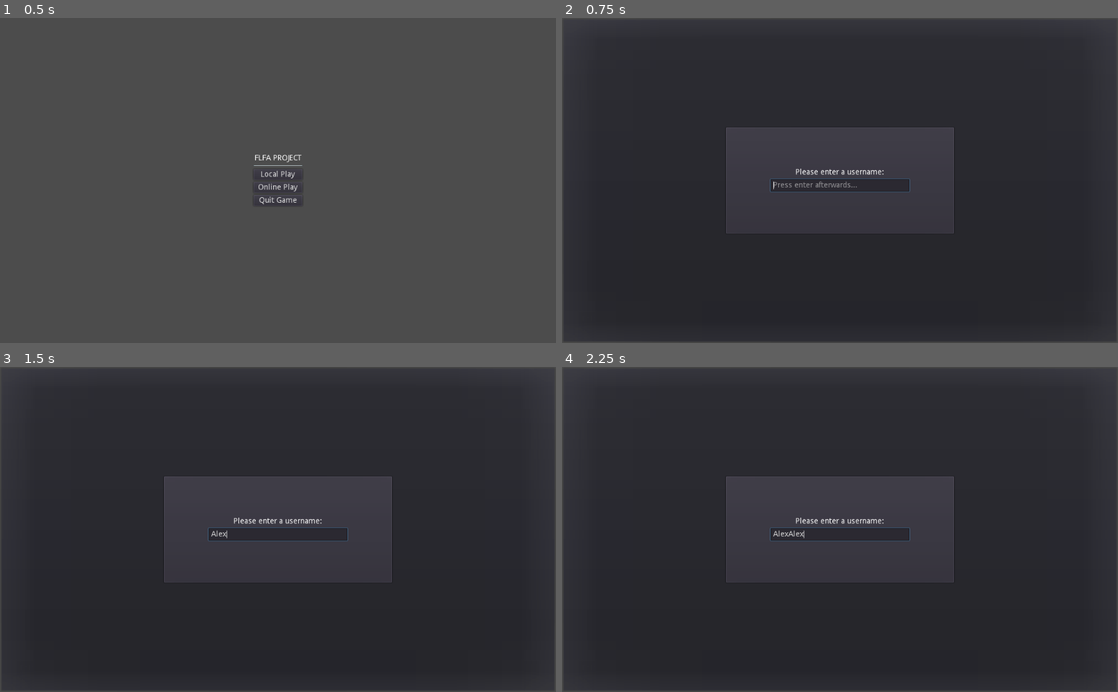
Above: before the commit, frames 1-4 (two rows, left to right).
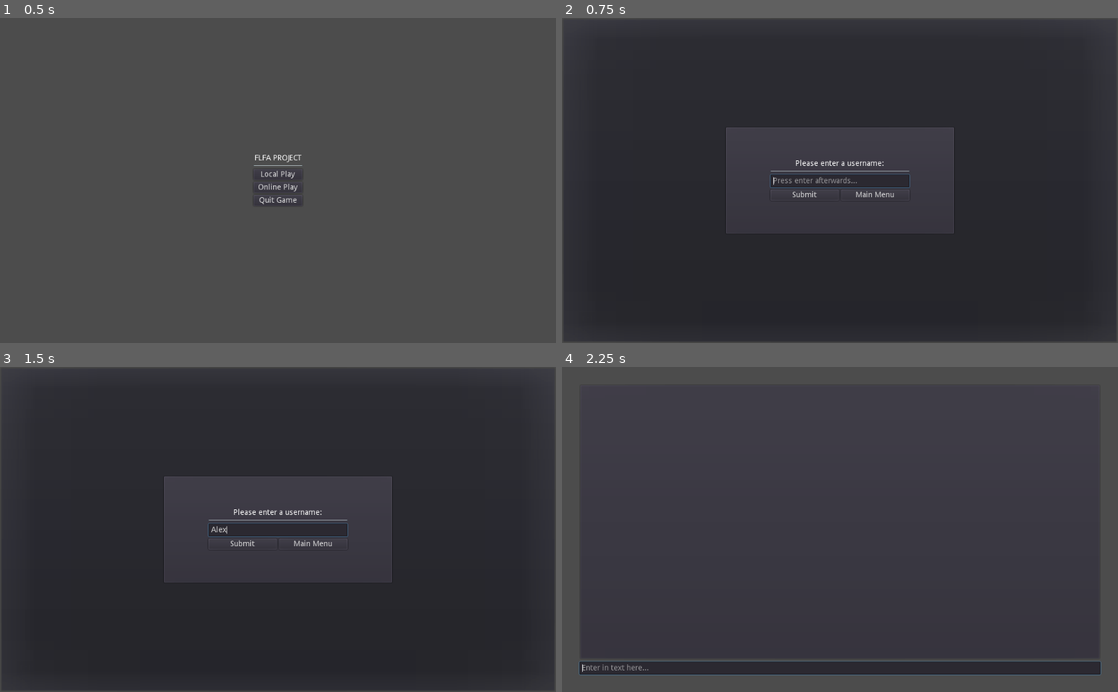
Above: after the commit, the same moments.

Repository: PistolRcks/flfa-project
Game: Godot game, scene res://ui/MainMenu.tscn
Same seed, same stepped clock (60 frames per second), same inputs: the game is played once before the commit and once after it.
Inputs (mouse positions are in pixels of both pictures, inside the frame that each line leads up to):
- Up to frame 1 (0.5 s): no input
- Up to frame 2 (0.75 s): click "Online Play" at 0.5 s
- Up to frame 3 (1.5 s): click (278, 669) at 1.27 s; type "Alex" at 1.35 s
- Up to frame 4 (2.25 s): click (840, 536) at 1.5 s; type "Alex" at 1.58 s; click (806, 545) at 2 s, where only the run after the commit has a clickable "Submit"

Frame 1 is identical in both runs. In frame 2, 0.9% of the frame differs, in the area x 37-63%, y 43-56%; in frame 3, 0.7%; in frame 4, 13%, in the area x 0-100%, y 2-100%.

Commit message:
Minor UX changes

Diff:
--- a/ui/MultiplayerUI.gd
+++ b/ui/MultiplayerUI.gd
@@ -31,8 +31,17 @@
 	$"%TextInput".clear()
 	update_text_box()
 
-func _on_UsernameInput_text_entered(new_text : String):
+func _handle_username_input(new_username : String):
 	# Should check that usernames are one character or greater, but I honestly don't really care
-	username = new_text
+	username = new_username
 	$"%UsernamePopup".hide()
 	$"%TextInput".grab_focus()
+
+func _on_UsernameInput_text_entered(new_text : String):
+	_handle_username_input(new_text)
+
+func _on_SubmitButton_pressed():
+	_handle_username_input($"%UsernameInput".text)
+
+func _on_MainMenuButton_pressed():
+	get_tree().change_scene("res://ui/MainMenu.tscn")
--- a/ui/MultiplayerUI.tscn
+++ b/ui/MultiplayerUI.tscn
@@ -70,9 +70,9 @@
 
 [node name="VBoxContainer" type="VBoxContainer" parent="UsernamePopup/MarginContainer/PanelContainer/CenterContainer"]
 margin_left = 77.0
-margin_top = 71.0
+margin_top = 55.0
 margin_right = 333.0
-margin_bottom = 114.0
+margin_bottom = 130.0
 size_flags_horizontal = 3
 size_flags_vertical = 3
 
@@ -88,13 +88,39 @@
 fit_content_height = true
 scroll_active = false
 
-[node name="UsernameInput" type="LineEdit" parent="UsernamePopup/MarginContainer/PanelContainer/CenterContainer/VBoxContainer"]
+[node name="HSeparator" type="HSeparator" parent="UsernamePopup/MarginContainer/PanelContainer/CenterContainer/VBoxContainer"]
 margin_top = 19.0
 margin_right = 256.0
-margin_bottom = 43.0
+margin_bottom = 23.0
+
+[node name="UsernameInput" type="LineEdit" parent="UsernamePopup/MarginContainer/PanelContainer/CenterContainer/VBoxContainer"]
+unique_name_in_owner = true
+margin_top = 27.0
+margin_right = 256.0
+margin_bottom = 51.0
 size_flags_horizontal = 3
 size_flags_vertical = 3
 placeholder_text = "Press enter afterwards..."
 
+[node name="HBoxContainer" type="HBoxContainer" parent="UsernamePopup/MarginContainer/PanelContainer/CenterContainer/VBoxContainer"]
+margin_top = 55.0
+margin_right = 256.0
+margin_bottom = 75.0
+
+[node name="SubmitButton" type="Button" parent="UsernamePopup/MarginContainer/PanelContainer/CenterContainer/VBoxContainer/HBoxContainer"]
+margin_right = 126.0
+margin_bottom = 20.0
+size_flags_horizontal = 3
+text = "Submit"
+
+[node name="MainMenuButton" type="Button" parent="UsernamePopup/MarginContainer/PanelContainer/CenterContainer/VBoxContainer/HBoxContainer"]
+margin_left = 130.0
+margin_right = 256.0
+margin_bottom = 20.0
+size_flags_horizontal = 3
+text = "Main Menu"
+
 [connection signal="text_entered" from="MarginContainer/VBoxContainer/TextInput" to="." method="_on_TextInput_text_entered"]
 [connection signal="text_entered" from="UsernamePopup/MarginContainer/PanelContainer/CenterContainer/VBoxContainer/UsernameInput" to="." method="_on_UsernameInput_text_entered"]
+[connection signal="pressed" from="UsernamePopup/MarginContainer/PanelContainer/CenterContainer/VBoxContainer/HBoxContainer/SubmitButton" to="." method="_on_SubmitButton_pressed"]
+[connection signal="pressed" from="UsernamePopup/MarginContainer/PanelContainer/CenterContainer/VBoxContainer/HBoxContainer/MainMenuButton" to="." method="_on_MainMenuButton_pressed"]
